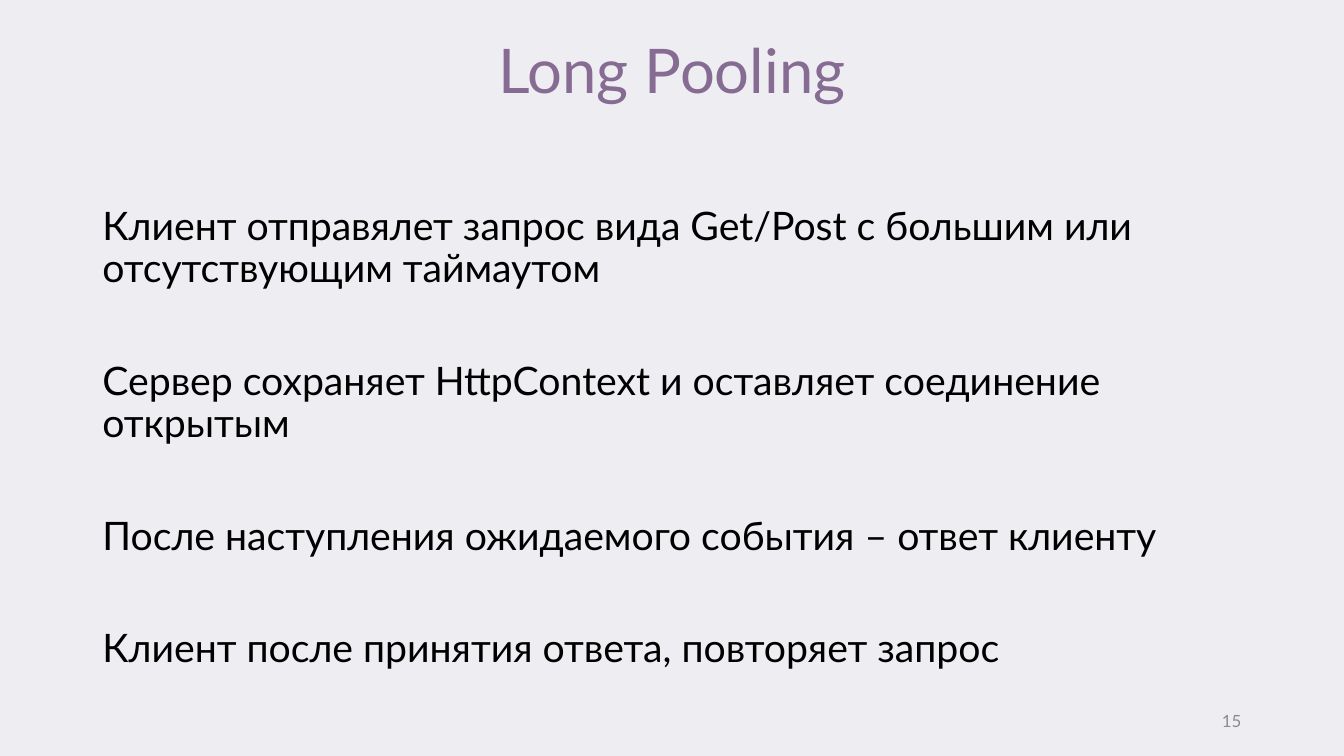
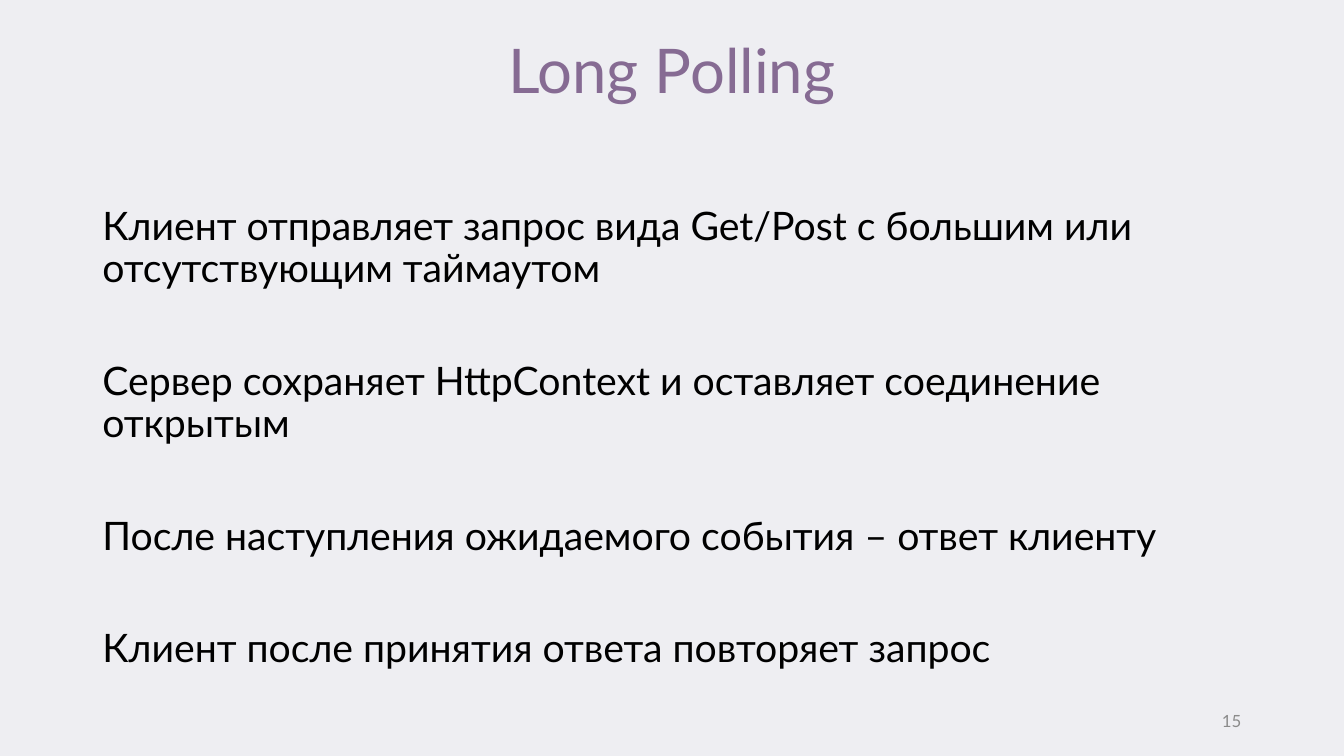
Before and after one commit to VAZarubin/ClientNotification, a slide deck: slide 15 of От Сервера клиенту или как это работает у.pptx. Drawn at 1344x756 pixels with LibreOffice and Linux fonts; fonts in the diff are those of the drawing. Boxes give left, top, right and bottom in pixels: in the first picture for what was removed or moved away, otherwise in the second. Text is boxed around its words. In the diff, an @@ line names an element or a change of style, - is before the commit and + after.

```diff
--- a/От Сервера клиенту или как это работает у.pptx
+++ b/От Сервера клиенту или как это работает у.pptx
@@ title at [508, 47, 836, 104]: text changed @@
-Long Pooling
+Long Polling
@@ text at [102, 211, 1132, 289]: text changed @@
-Клиент отправялет запрос вида Get/Post с большим или отсутствующим таймаутом
+Клиент отправляет запрос вида Get/Post с большим или отсутствующим таймаутом
@@ text at [102, 634, 991, 669]: text changed @@
-Клиент после принятия ответа, повторяет запрос
+Клиент после принятия ответа повторяет запрос
```
Also in this commit, not shown: 22 other slides changed.
